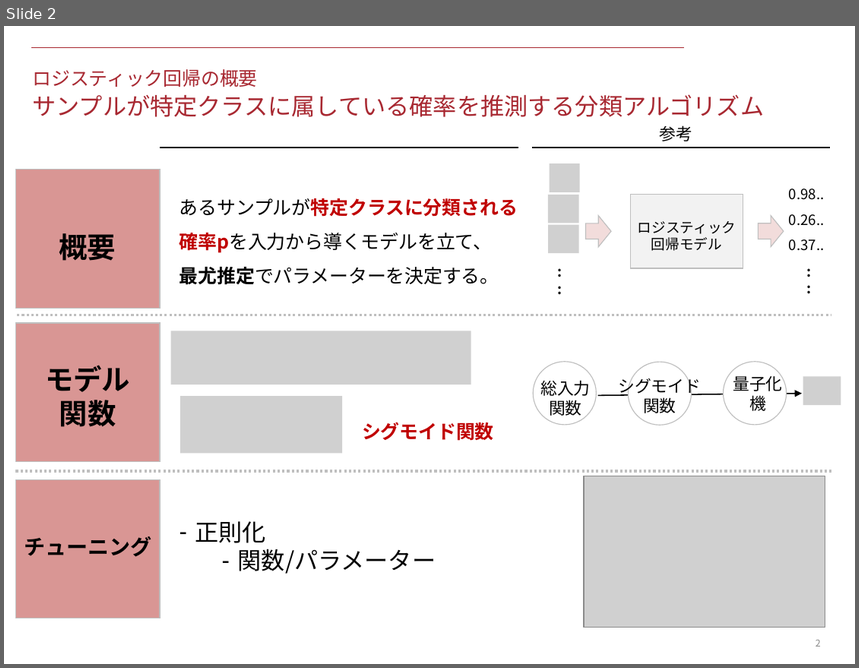
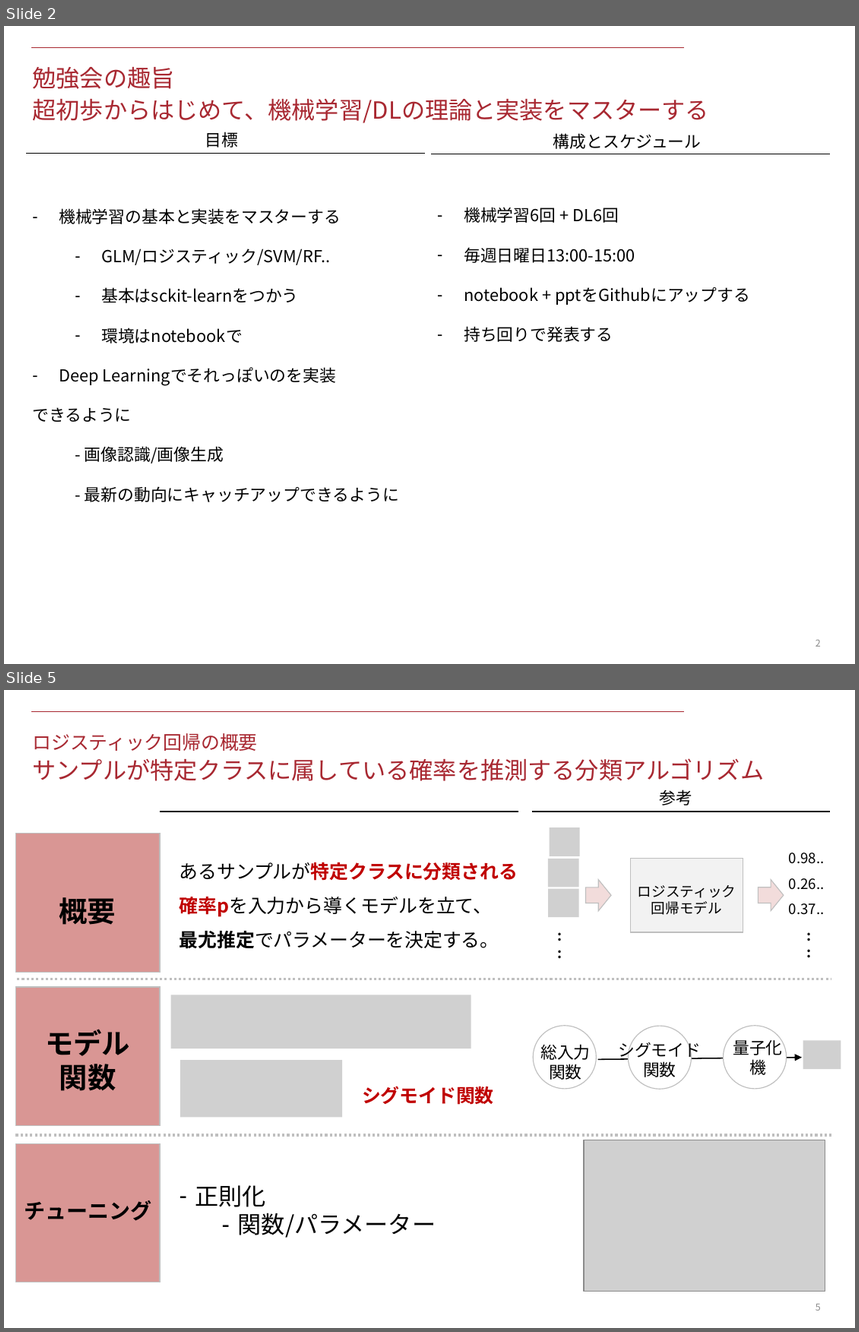
Before and after one commit to KeitoSugiyama/data_science_seminar, a slide deck: 1_logit_and_random_forest/files/document.pptx. Shown one above the other, each under a label of ours: slide 2 before the commit, slides 2 and 5 after it; the slides between them are not shown. The pictures are 859x668 and 859x1332 pixels, drawn with LibreOffice and Linux fonts; fonts in the diff are those of the drawing; grey boxes stand for pictures. Boxes give left, top, right and bottom in pixels: in the first picture for what was removed or moved away, otherwise in the second. Text is boxed around its words. In the diff, an @@ line names an element or a change of style, - is before the commit and + after.

```diff
--- a/1_logit_and_random_forest/files/document.pptx
+++ b/1_logit_and_random_forest/files/document.pptx
@@ slide 2 added at [4,26,855,664], background #FFFFFF; not listed: 1 template element that a slide beside it also shows @@
@@ title added at [33,67,709,123], 20 pt, text #A82831 @@
+勉強会の趣旨
+超初歩からはじめて、機械学習/DLの理論と実装をマスターする
@@ text added at [205,132,238,148], 14 pt, text #000000 @@
+目標
@@ text added at [553,133,702,149], 14 pt, text #000000 @@
+構成とスケジュール
@@ line added from (26, 153) to (425, 153), #000000 1 pt @@
@@ line added from (431, 154) to (831, 154), #000000 1 pt @@
@@ text added at [464,207,750,342], 14 pt, text #000000 @@
+– 機械学習6回 + DL6回
+– 毎週日曜日13:00-15:00
+– notebook + pptをGithubにアップする
+– 持ち回りで発表する
@@ text added at [32,208,399,503], 14 pt, text #000000 @@
+– 機械学習の基本と実装をマスターする
+  – GLM/ロジスティック/SVM/RF..
+  – 基本はsckit-learnをつかう
+  – 環境はnotebookで
+– Deep Learningでそれっぽいのを実装
+できるように
+- 画像認識/画像生成
+- 最新の動向にキャッチアップできるように
@@ page number added at [816,640,821,647], 8 pt, text #8C8C8C @@
+2
@@ what was slide 2 is now slide 5 @@
@@ page number at [816,1304,821,1311]: text changed @@
-2
+5
```
Also in this commit, not shown: 2 slides changed, 3 other slides added, 1 other file.
